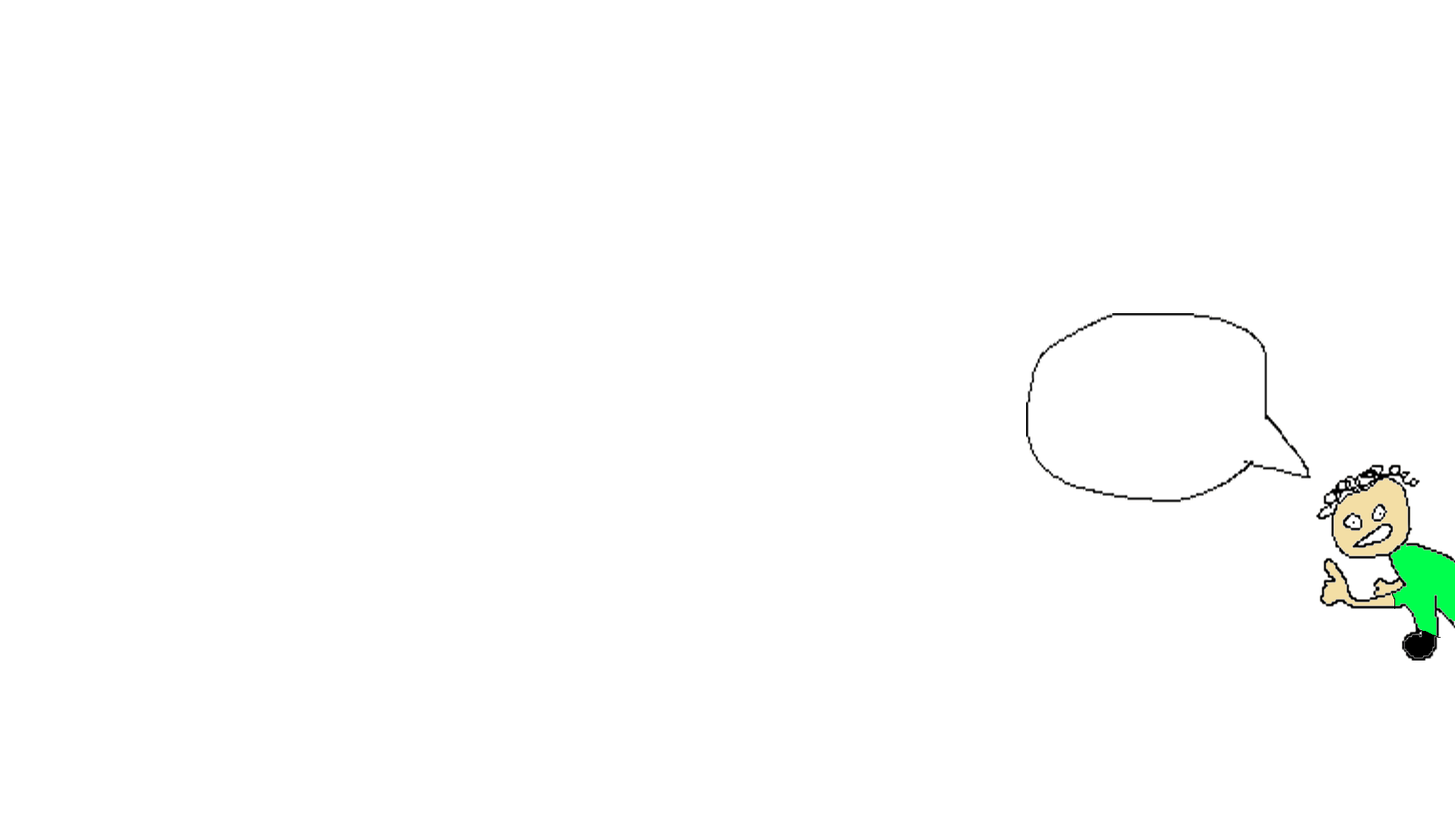
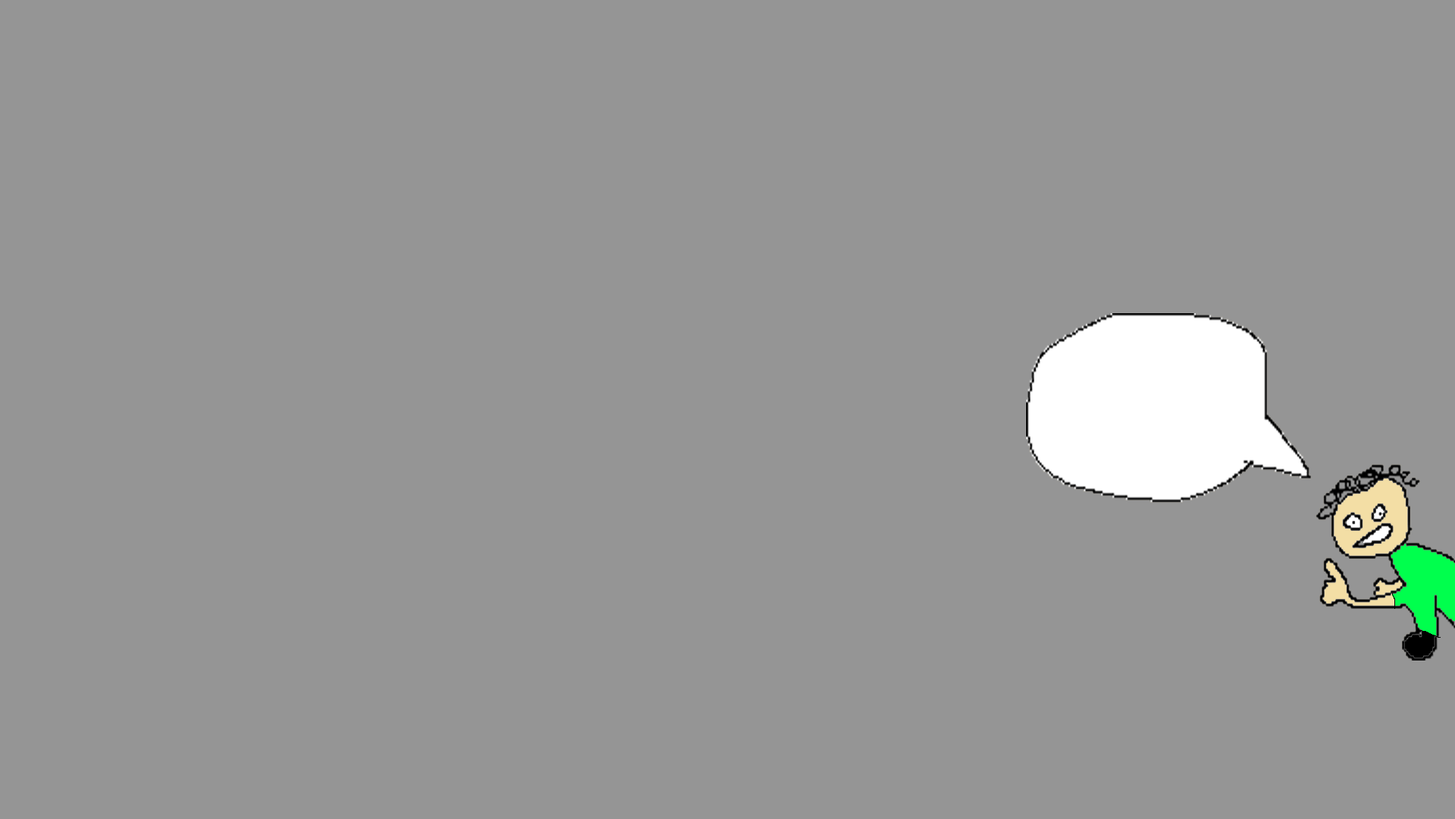
Two versions of the same layered image (1455px x 819px). Layer-by-layer changes:
added layer "Color Fill 1" (50%) over [0,0,1455,819]
